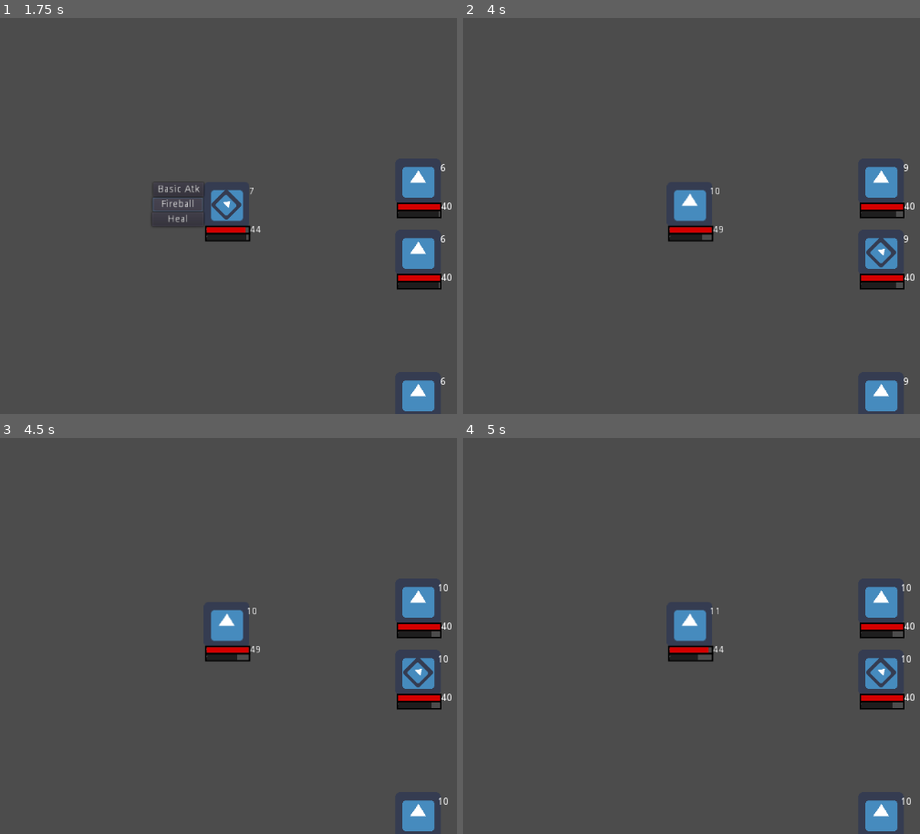
Above: before the commit, frames 1-4 (two rows, left to right).
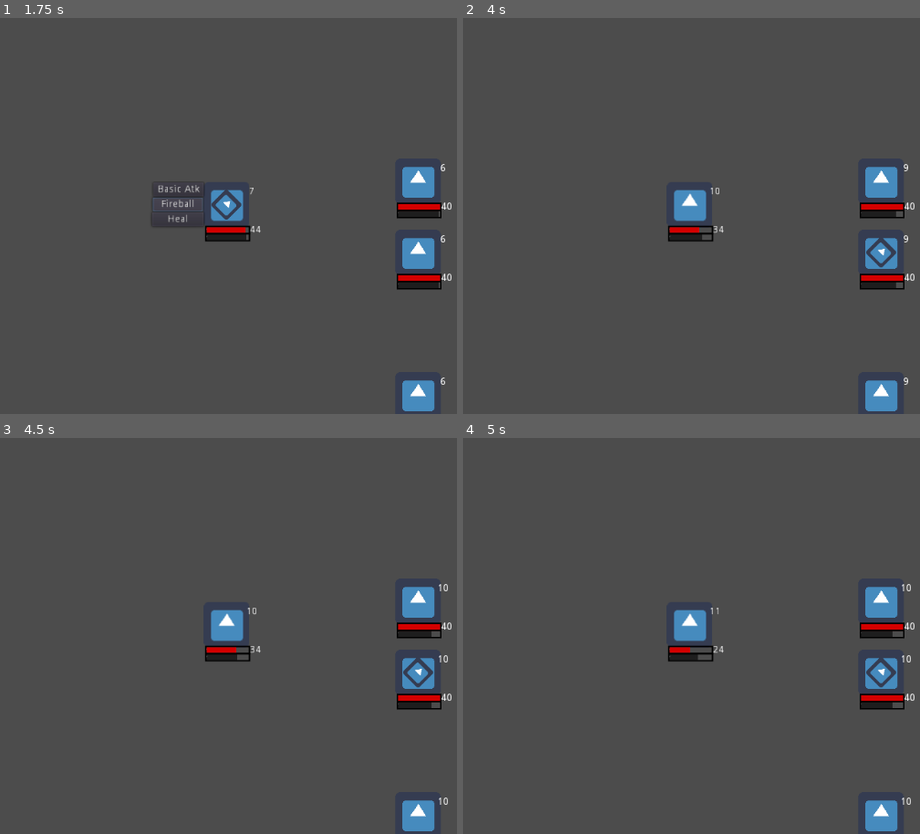
Above: after the commit, the same moments.

Repository: h19mili/Projekt_Fleorune.VM
Game: Godot game, scene res://Test_combat.tscn
Same seed, same stepped clock (60 frames per second), same inputs: the game is played once before the commit and once after it. This scene is started directly instead of the project's main scene. The engine's default icon, where the game draws it, is replaced by a stand-in: a white triangle on a blue panel in a dark square.
Inputs:
- Up to frame 1 (1.75 s): tap Enter (ui_accept) at 0.5, 0.77, 0.8, 1.07 s; hold Right (ui_right) 0.53-1.25 s; tap A (ui_a) at 0.6 s; click "Fireball" at 1.25 s
- Up to frame 2 (4 s): click "Basic Atk" at 2 s; click "Heal" at 2.75 s; tap Enter (ui_accept) at 3.5, 3.6, 3.77 s; hold Down (ui_down) from 3.53 s (still down); tap A (ui_a) at 3.8 s
- Up to frame 3 (4.5 s): tap Enter (ui_accept) at 4.07 s; release Down (ui_down) at 4.28 s; hold Right (ui_right) from 4.28 s (still down); tap A (ui_a) at 4.35 s
- Up to frame 4 (5 s): keep holding Right (ui_right); tap Enter (ui_accept) at 4.55 s

Frame 1 is identical in both runs. In frame 2, less than 0.1% of the frame differs, in the area x 51-58%, y 52-55%; in frame 3, less than 0.1%; in frame 4, less than 0.1%, in the area x 49-56%, y 52-55%.

Commit message:
just small fixes

Diff:
--- a/Arrow.gd
+++ b/Arrow.gd
@@ -11,6 +11,7 @@
 
 
 func _ready():
+	hide()
 	pass
 
 
--- a/Enemy.gd
+++ b/Enemy.gd
@@ -6,13 +6,14 @@
 
 func _ready():
 	monster_member = true
-	STR = 5
+	#STR = 5
 	pass
 
 
 func _process(delta):
 	Monster_alive()
 	pass
+
 
 func Monster_alive():
 	yield(get_tree().create_timer(3.0), "timeout")
@@ -25,13 +26,11 @@
 	print(Speed)
 	if Current_HP > 0:
 		var Etarget : Battler = choose_target(targets)
-		#yield(active_player, "emattack") # a
 		Attack()
 		yield(get_tree().create_timer(1.0), "timeout")
 		Etarget.Current_HP -= CURRENT_DMG
 		emit_signal("turn_done")
 	if Current_HP < 0:
-		#emit_signal("EXP")
 		yield(get_tree().create_timer(0.3), "timeout")
 		queue_free()
 		print("ENEMY NO HP")
--- a/Global/Scripts/Battler.gd
+++ b/Global/Scripts/Battler.gd
@@ -26,7 +26,6 @@
 	init(Max_HP, Current_HP)
 	selectable = true
 
-
 func set_selected(value):
 	selected = value
 
@@ -44,7 +43,6 @@
 	self.Max_HP = Max_HP * 1.0
 	self.Current_HP = clamp((Current_HP - value), 0, Max_HP)
 	update()
-	#Current_HP < 0
 
 func update():
 	var percentage = Current_HP / Max_HP
@@ -64,6 +62,5 @@
 	if Party_member == false:
 		if selected == true:
 			CURRENT_DMG = get_node("Battler_Action").Attack_action()
-			#emit_signal("emattack")
 			emit_signal("Attack_done")
 			print("Enemy Attack")
--- a/Player.gd
+++ b/Player.gd
@@ -69,6 +69,7 @@
 		get_node("Fireball").show()
 		get_node("Attack").show()
 		get_node("Heal").show()
+		get_node("../../Arrow").show()
 
 
 func Heal_pressed():
--- a/Test_combat.gd
+++ b/Test_combat.gd
@@ -5,14 +5,11 @@
 var enemies : Array = []
 
 
-
-# Called when the node enters the scene tree for the first time.
 func _ready():
 	randomize()
 	pass
 
 
-# Called every frame. 'delta' is the elapsed time since the previous frame.
 func _process(delta):
 	if Input.is_action_just_pressed("ui_a"):
 		var rull = randi() % 3+1
